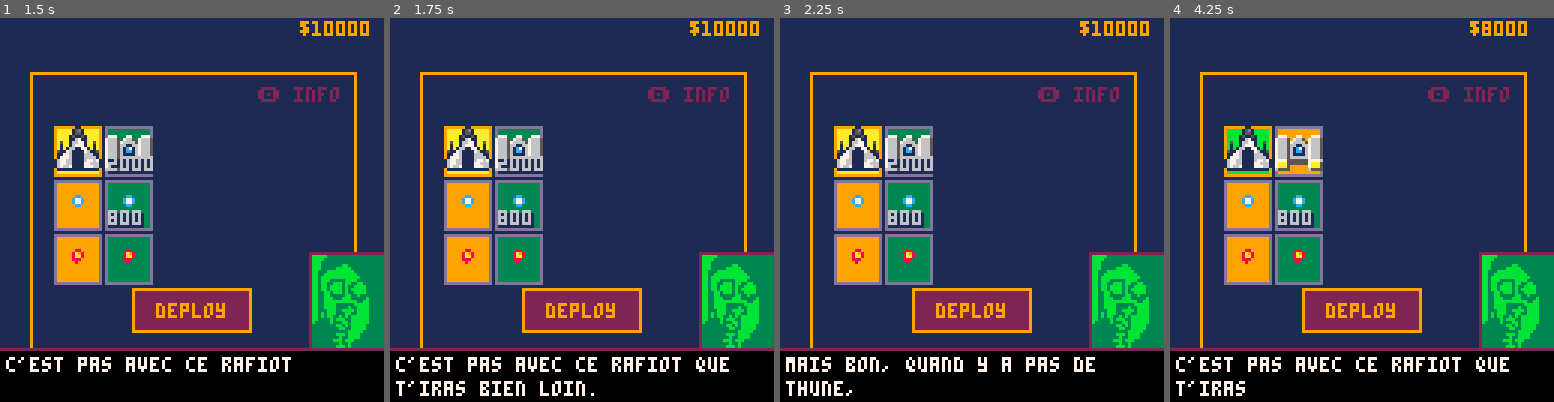
Above: before the commit, frames 1-4 (left to right).
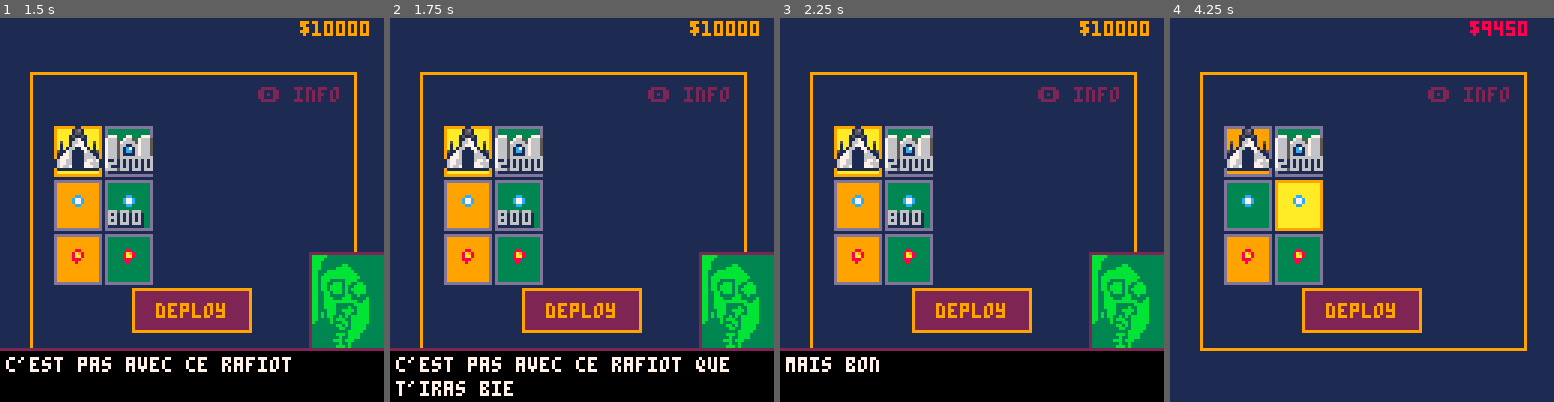
Above: after the commit, the same moments.

Repository: aureliendossantos/new-miami-2080
Game: PICO-8 cartridge miami2080.p8
Same seed, same stepped clock (60 frames per second), same inputs: the game is played once before the commit and once after it.
Inputs:
- Up to frame 1 (1.5 s): tap X (X key) at 0.33, 1.07 s; tap O (Z key) at 0.7 s
- Up to frame 2 (1.75 s): hold Right from 1.6 s (still down); tap O (Z key) at 1.7 s
- Up to frame 3 (2.25 s): tap X (X key) at 1.85 s; release Right at 2.1 s; tap O (Z key) at 2.1 s; hold Up from 2.15 s (still down)
- Up to frame 4 (4.25 s): release Up at 2.42 s; hold Right 2.47-3.03 s; tap O (Z key) every 0.4 s from 2.5 to 4.1 s; tap X (X key) at 2.97, 4.08 s; hold Left 3.08-3.58 s; hold Down 3.63-3.97 s; hold Right from 4.02 s (still down)

Frame 1 is identical in both runs. In frame 2, 0.3% of the frame differs, in the area x 32-54%, y 94-99%; in frame 3, 1.1%; in frame 4, 24%, in the area x 0-100%, y 0-100%.

Commit message:
stage intro, wave manager

Diff:
--- a/miami2080.p8
+++ b/miami2080.p8
@@ -34,9 +34,6 @@
 
 --scene gameover
 function update_gameover()
- if not btn(❎) then
-  ❎_released = true
- end
  if ❎_released and btn(❎) then
  	_init()
  end
@@ -53,6 +50,8 @@
  update_input()
  dtb_update()
  _upd()
+ --this must be at the end
+ update_released()
 end
 
 function _draw()
@@ -86,9 +85,24 @@
 function update_input()
  if not text_mode then
   btn⬅️,btn➡️,btn⬆️,btn⬇️,btn❎,btn🅾️,btnp⬅️,btnp➡️,btnp⬆️,btnp⬇️,btnp❎,btnp🅾️=btn(⬅️),btn(➡️),btn(⬆️),btn(⬇️),btn(❎),btn(🅾️),btnp(⬅️),btnp(➡️),btnp(⬆️),btnp(⬇️),btnp(❎),btnp(🅾️)
- end
-end
-
+ else
+  --en texte, tout passer a nil
+  btn⬅️,btn➡️,btn⬆️,btn⬇️,btn❎,btn🅾️,btnp⬅️,btnp➡️,btnp⬆️,btnp⬇️,btnp❎,btnp🅾️=false
+ end
+end
+
+function update_released()
+	if not btn(❎) then
+  ❎_released=true
+ else
+  ❎_released=false
+ end
+ if not btn(🅾️) then
+  🅾️_released=true
+ else
+  🅾️_released=false
+ end
+end
 -->8
 --scene shop
 function update_shop()
@@ -116,7 +130,7 @@
    end
   end
  end
- if btnp❎ then
+ if btnp❎ and ❎_released then
   if menu_index<=3 then
 	  item=item[menu_index][choice]
    if item.price and not item.bought then
@@ -206,8 +220,10 @@
  e_bullets={}
  enemies={}
  explosions={}
- stage=2
- wave=1
+ stage=1
+ wave=0
+ notif_text=""
+ notif_t=0
  init_player()
  money_printed=money
 end
@@ -215,22 +231,51 @@
 function update_shmup()
  t+=1
  screen_shake()
-	update_player()
+ update_player()
 	update_enemies()
 	update_bullets()
 	update_explosions()
+	wave_manager()
 	for d in all(dust) do
   d:update()
  end
  for d in all(dust_front) do
   d:update()
  end
-
-	local info=stages[stage][wave]
-	if (info[5]) info[5]-=1
-	if info[5]==0 or #enemies==0 then
-	 spawn_enemies(info[1],enemy[info[2]],info[3],info[4])
-	 wave=min(#stages[stage],wave+1)
+end
+
+function wave_manager()
+	if wave==0 then
+	 update_stage_start()
+	else
+		local info=stages[stage][wave]
+		--decrease wave timer
+		if (info[5]) info[5]-=1
+		--when timer=0 or no enemy
+		if not text_mode and (info[5]==0 or #enemies==0) then
+		 if type(info[1])=="function" then
+			 info[1]()
+		 elseif type(info[1])=="string" then
+		  for t in all(info) do
+		   dtb_disp(t)
+		  end
+		 else
+		  spawn_enemies(info[1],enemy[info[2]],info[3],info[4])
+		 end
+		 --next wave
+		 wave=min(#stages[stage],wave+1)
+		 --wave+=1
+		end
+	end
+end
+
+function update_stage_start()
+	notif_t+=1
+	notif_text="day "..stage
+	if p.y==80 then
+	 wave=1
+	else
+		p.y=max(80,p.y-0.5)
 	end
 end
 
@@ -263,6 +308,7 @@
 	end
 	draw_money()
 	draw_bosslife()
+	draw_notif(notif_text,notif_t)
 end
 
 function draw_bosslife()
@@ -370,13 +416,13 @@
    --tunnel guy
 	  life=800,
 	  money=120,
-   anim={2},
-   spr_w=1,spr_h=1,
-   x1=0,y1=0,w=7,h=7,
+   anim={4},
+   spr_w=2,spr_h=1,
+   x1=0,y1=0,w=15,h=7,
    emitters={
-    {3,-5,0},
-    {4,5,0},
-    {1,0,0}
+    {3,0,2},
+    {4,8,2},
+    {1,4,0}
    }
   },
   {
@@ -394,11 +440,11 @@
    --laser guy
 	  life=1500,
 	  money=140,
-   anim={2},
-   spr_w=1,spr_h=1,
-   x1=0,y1=0,w=7,h=7,
+   anim={4},
+   spr_w=2,spr_h=1,
+   x1=0,y1=0,w=15,h=7,
    emitters={
-    {7,0,0}
+    {7,4,0}
    }
   },
   {
@@ -531,9 +577,14 @@
  stages={
   {
    {1,4,40,1},
+   {"interessant.","enfin, y a pas de quoi etre fier non plus,","mais c'est pas mal."},
    {1,4,-40,1},
-   {1,1,98,2,1},
-   {1,1,-98,3,1},
+   {1,1,80,2,1},
+   {1,1,-80,3,1},
+   --{function()
+	   --_upd=update_shop
+	   --_drw=draw_shop
+   --end},
    {1,3,40,1},
    {1,2,0,1},
    {1,2,30,1},
@@ -558,7 +609,7 @@
  for j,k in pairs(ship[eqp[1]]) do
   p[j] = k
  end
-	p.x,p.y=60,80
+	p.x,p.y=56,158
  p.invincible=false
  p.inv_t=0
  p.wep1_t=0
@@ -574,28 +625,30 @@
 	if (btn➡️) ix+=1
 	if (btn⬆️) iy-=1
 	if (btn⬇️) iy+=1
-	if ix~=0 and iy~=0 and btn(🅾️) then
+	if ix~=0 and iy~=0 and btn🅾️ then
 	 ix*=0.8
 	 iy*=0.8
 	 speed=p.speed*0.6
-	elseif btn(🅾️) then
+	elseif btn🅾️ then
 		speed=p.speed*0.6
 	else
 	 speed=p.speed
 	 --p.x,p.y=flr(p.x),flr(p.y)
 	end
 	--avance sans bords de l'ecran
-	p.x=mid(-6,p.x+ix*speed,118)
-	p.y=mid(-8,p.y+iy*speed,115)
+	if wave~=0 then
+	 p.x=mid(-6,p.x+ix*speed,118)
+	 p.y=mid(-8,p.y+iy*speed,115)
+	end
 	--weapons
 	p.wep1_t+=1
 	p.wep2_t+=1
-	if btn(🅾️) then
+	if btn🅾️ then
 	 if p.wep2_t>=p.wep2_t_max then
 	  shoot(secondary[eqp[3]],4,-2)
 	  p.wep2_t=0
 	 end
-	elseif btn(❎) and p.wep1_t>=p.wep1_t_max then
+	elseif btn❎ and p.wep1_t>=p.wep1_t_max then
 	 shoot(weapon[eqp[2]],-2,2)
 	 shoot(weapon[eqp[2]],10,2)
 	 p.wep1_t=0
@@ -700,7 +753,6 @@
  	for b in all(bullets) do
  		if collision(e,b) then
  		 e.life-=b.damage
- 		 --explode(b.x+4,b.y)
  		 for i=1,3 do
      add_new_dust(b.x+4,b.y,rnd(2)-1,rnd(1.5)-2,15,rnd(3)+1,0.1,dust_col,true)
  			end
@@ -712,7 +764,7 @@
 		if e.life<=0 then
 		 money+=e.money
 		 for i=1,(e.w+e.h)/2 do
-		  add_new_dust(e.x+e.x1+rnd(e.w),e.y+e.y1+rnd(e.h),rnd(2)-1,rnd(2)-2.1,rnd(10)+20,rnd(6)+2,0.05,dust_col)
+		  add_new_dust(e.x+e.x1+rnd(e.w),e.y+e.y1+rnd(e.h),rnd(2)-1,rnd(2)-2.1,rnd(10)+((e.w+e.h)/2)*2.2,rnd(6)+2,0.05,dust_col)
    end
   del(enemies,e)
 		end
@@ -823,6 +875,31 @@
           or ay+a.h<by)
 end
 
+function draw_notif(text,timer)
+ local buffer=20
+ local height=4
+ local tmax=160
+ if timer<22+buffer then
+  d=timer-buffer
+ else
+  d=tmax-timer-buffer
+ end
+ if d>0 then
+  h=min(height,(d-16)*0.75)
+  if d<16 then
+   line(0,64,d*4,64,8)
+   line(127,64,127-d*4,64,8)
+  else
+   rectfill(0,64-h,127,64+h,8)
+   rect(-1,64-h-2,128,64+h+2,7)
+  end
+  if h>=2 then
+   x1=100-(timer*0.5)
+   print(text,x1,62,7)
+  end
+ end
+end
+
 function elastic_in_out(t,b,c,d)
  t/=d
  local ts = t * t
@@ -915,7 +992,7 @@
 		local curlinelength=#dtb_dislines[dislineslength]
 		local complete=curlinelength>=#curlines[dtb_curline]
 		if complete and dtb_curline>=#curlines then
-			if btnp(4) or btnp(5) then
+			if (btnp(4) and 🅾️_released) or (btnp(5) and ❎_released) then
 				_dtb_nexttext()
 				return
 			end
@@ -933,9 +1010,6 @@
 						dtb_ltime=6
 					end
 					dtb_dislines[dislineslength]=dtb_dislines[dislineslength]..curchar
-				end
-				if btnp(4) then
-					dtb_dislines[dislineslength]=curlines[dtb_curline]
 				end
 			else
 				_dtb_nextline()
@@ -1045,13 +1119,13 @@
 	end
 end
 __gfx__
-000000000020020000e00e00000ee00000000000000000000000000000000000000000000000000000000000000000008e7777e800eeee000000000000000000
-00000000028228200e2ee2e000e88e0000000000000000000000000000000000000000000000000000000000000000008e7777e80e7777e00008800000000000
-0070070028888882e222222e0e8888e000000000000000000000000000000000000000000000000000000000000000008e7777e8e777777e0087780000088000
-0007700028856882e225622e00e8658e00000000000000000000000000000000000000000000000000000000000000008e7777e8e777777e0877778000877800
-00077000028558200e2552e000e8558e00000000000000000000000000000000000000000000000000000000000000008e7777e8e777777e0877778000877800
-007007000028820000e22e000e8888e000000000000000000000000000000000000000000000000000000000000000008e7777e8e777777e0087780000088000
-0000000000022000000ee00000e88e0000000000000000000000000000000000000000000000000000000000000000000e7777e00e7777e00008800000000000
+000000000020020000e00e00000ee00000eeee0000eeee000000000000000000000000000000000000000000000000008e7777e800eeee000000000000000000
+00000000028228200e2ee2e000e88e000e2222e00e2222e00000000000000000000000000000000000000000000000008e7777e80e7777e00008800000000000
+0070070028888882e222222e0e8888e0e222222ee222222e0000000000000000000000000000000000000000000000008e7777e8e777777e0087780000088000
+0007700028856882e225622e00e8658ee22222256222222e0000000000000000000000000000000000000000000000008e7777e8e777777e0877778000877800
+00077000028558200e2552e000e8558e0ee2222552222ee00000000000000000000000000000000000000000000000008e7777e8e777777e0877778000877800
+007007000028820000e22e000e8888e000eee222222eee000000000000000000000000000000000000000000000000008e7777e8e777777e0087780000088000
+0000000000022000000ee00000e88e0000ee0eeeeee0ee000000000000000000000000000000000000000000000000000e7777e00e7777e00008800000000000
 000000000000000000000000000ee00000000000000000000000000000000000000000000000000000000000000000000077770000eeee000000000000000000
 00000001100000000000000000000000000000000000000000000000000000000000000000000000000000000000000000000000000000000000000000000000
 00000015d10000000000000000000000000000000000000000000000000000000000000000000000000000000000000000000000000000000000000000000000
